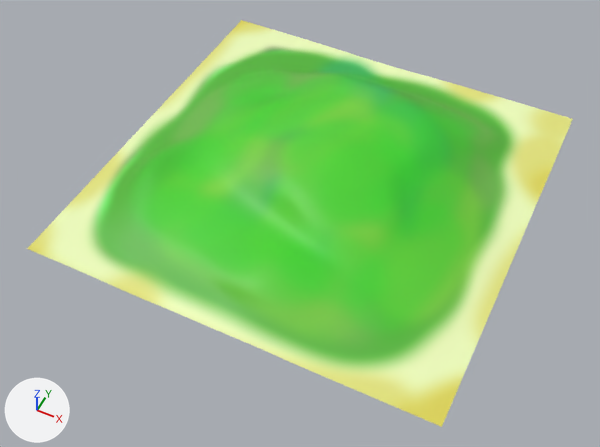
An edit to the OBJ model data/models/prototype_island_2.obj, drawn before and after from the same camera.
Before and after are seen from a camera (50 mm lens) standing at (12.1, -26.3, 28.9) and looking at (0.1, -2.4, -1.1). Arrows for +X, +Y and +Z are at lower left; the lights stay in place. Where no turn or scale is listed for an object, it has been applied to the vertices.
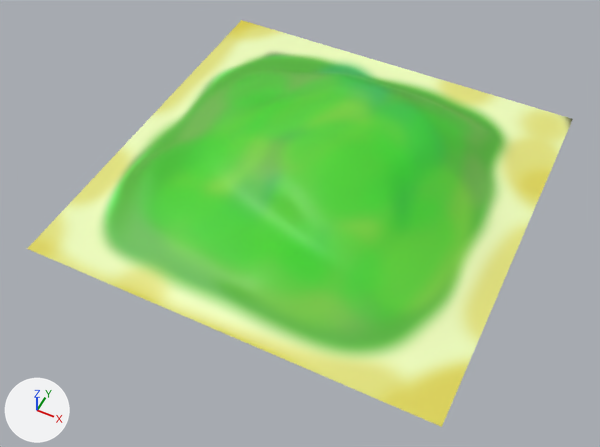
What differs and where, as boxes (x1, y1, x2, y2) in the pictures (600 x 447 px; the box of a moved part takes in the faces that stretch with it):
part 1 of me_plane, moved or reshaped
    before: (86, 27, 568, 407)
    after: (88, 26, 568, 407)
part 2 of me_plane, surface changed (green to beige)
    both: (30, 20, 573, 384)

The change in detail:
me_plane has 16641 vertices, 32768 faces and spans x -10.0..10.0, y -10.0..10.0, z -0.3..2.1.
me_plane is used by ob_plane; location (0.0, 0.0, 0.0).
me_plane part 1: 942 vertices moved within x -8.4..8.0, y -9.1..8.3, z -0.1..2.1; 7307 vertices removed from x -10.0..10.0, y -10.0..10.0, z -0.3..2.1; 7307 vertices added at x -10.0..10.0, y -10.0..10.0, z -0.3..2.1.
me_plane part 2: 5215 kept faces spanning x -10.0..10.0, y -10.0..10.0, z -0.3..1.9 get new texture (UV) coordinates.
